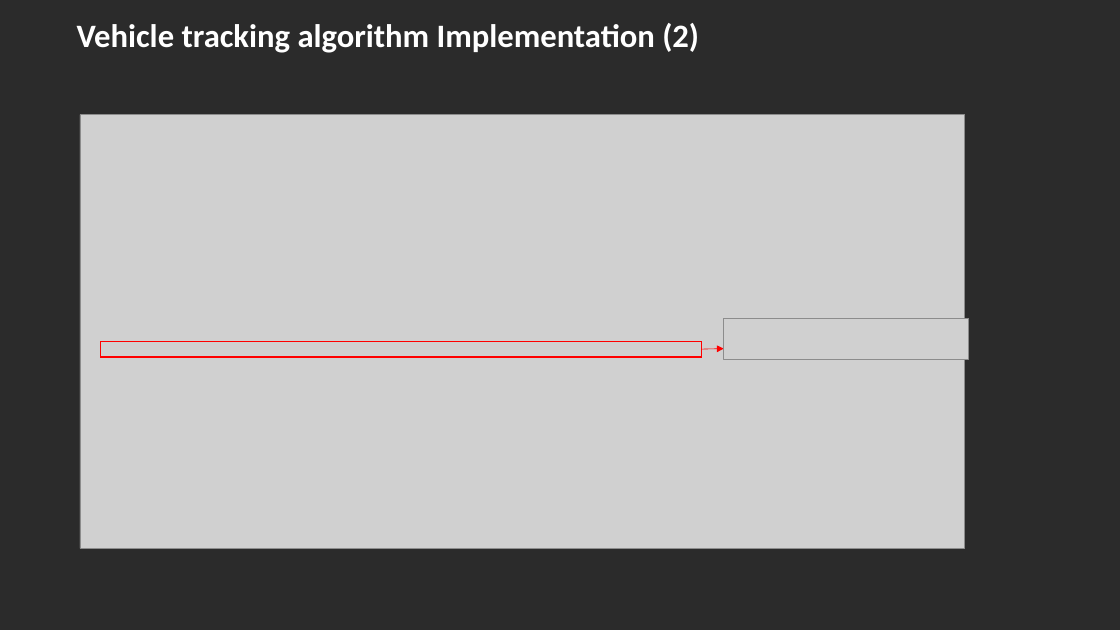
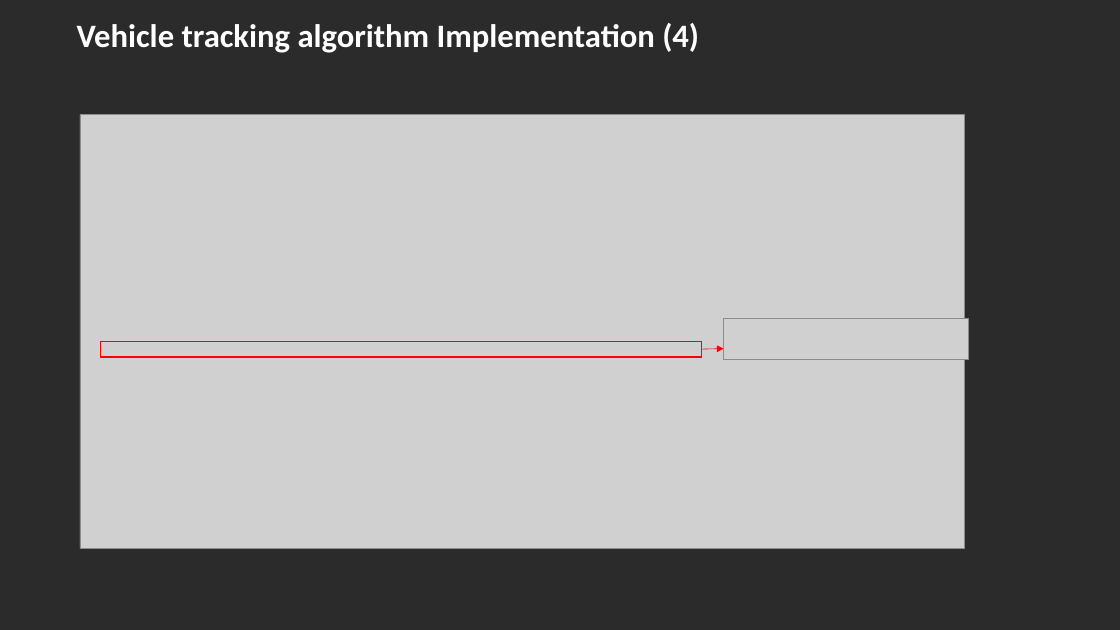
Before and after one commit to severisilvia/merging-simulation, a slide deck: slide 15 of Merging simulation.pptx (slide 12 before the commit). Drawn at 1120x630 pixels with LibreOffice and Linux fonts; fonts in the diff are those of the drawing; grey boxes stand for pictures; background and template pictures are left out; a plain dark background stands for a picture behind light text. Boxes give left, top, right and bottom in pixels: in the first picture for what was removed or moved away, otherwise in the second. Text is boxed around its words. In the diff, an @@ line names an element or a change of style, - is before the commit and + after.

```diff
--- a/Merging simulation.pptx
+++ b/Merging simulation.pptx
@@ text at [77,23,699,53]: text changed @@
-Vehicle tracking algorithm Implementation (2)
+Vehicle tracking algorithm Implementation (4)
```
Also in this commit, not shown: 8 other slides changed, 9 slides added, 5 slides removed, 1 other file.
